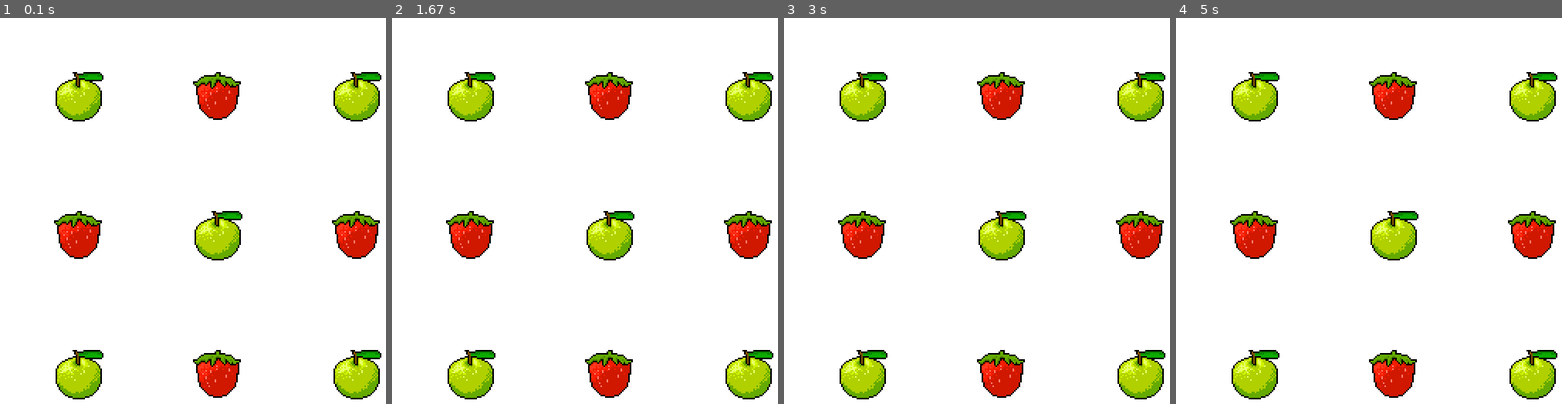
Above: before the commit, frames 1-4 (left to right).
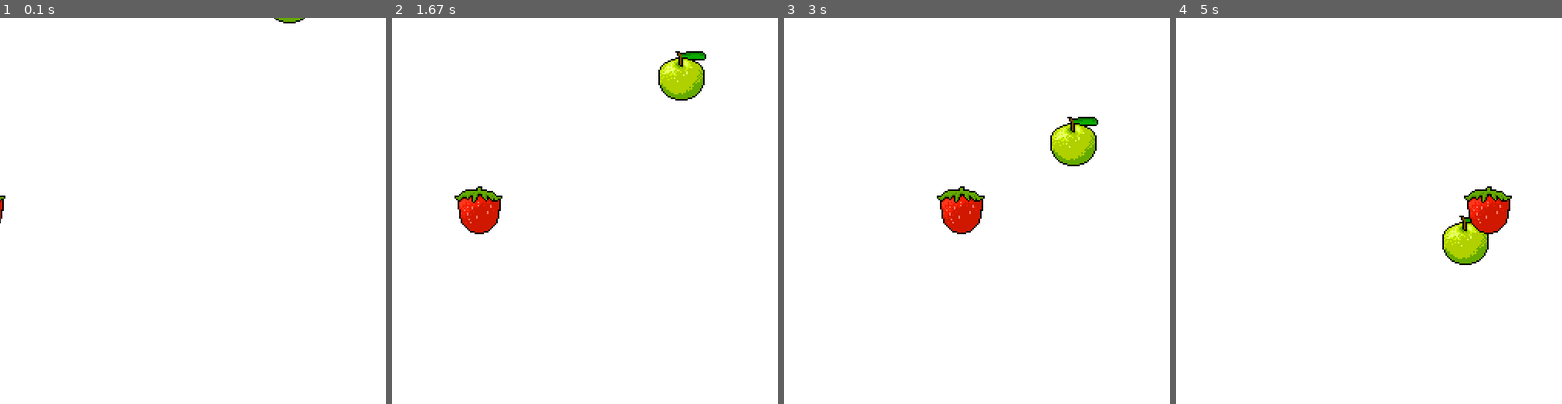
Above: after the commit, the same moments.

Repository: maliabarker/pygames
Game: pygame game, started from game.py
The game is run twice, just before and just after one commit, with the same random seed, the same clock (stepped at 60 frames per second) and the same inputs.
Inputs:
- Up to frame 1 (0.1 s): no input
- Up to frame 2 (1.67 s): no input
- Up to frame 3 (3 s): no input
- Up to frame 4 (5 s): no input

The runs differ from the first frame. In frame 1, 11% of the frame differs, in the area x 0-99%, y 0-99%; in frame 2, 12%; in frame 3, 13%, in the area x 14-99%, y 14-99%; in frame 4, 13%.

Commit message:
added animations

Diff:
--- a/game.py
+++ b/game.py
@@ -1,8 +1,13 @@
 # Import and initialize pygame
 import pygame
+from random import randint, choice
+import random
 pygame.init()
+# Get the clock
+clock = pygame.time.Clock()
 # Configure the screen
 screen = pygame.display.set_mode([500, 500])
+
 # Create a new instance of Surface
 class GameObject(pygame.sprite.Sprite):
   def __init__(self, x, y, image):
@@ -16,7 +21,51 @@
   def render(self, screen):
     screen.blit(self.surf, (self.x, self.y))
 
+class Apple(GameObject):
+    def __init__(self):
+        x = [93, 218, 343]
+
+        super(Apple, self).__init__(random.choice(x), 0, 'imgs/apple.png')
+        self.dx = 0
+        self.dy = (randint(0, 200) / 100) + 1
+        self.reset() # call reset here!
+
+    def move(self):
+        self.x += self.dx
+        self.y += self.dy
+        # Check the y position of the apple
+        if self.y > 500:
+            self.reset()
+
+
+    def reset(self):
+        x = [93, 218, 343]
+        self.x = random.choice(x)
+        self.y = -64
+
+class Strawberry(GameObject):
+    def __init__(self):
+        y = [93, 218, 343]
+        super(Strawberry, self).__init__(0, random.choice(y), 'imgs/strawberry.png')
+        self.dx = (randint(0, 200) / 100) + 1
+        self.dy = 0
+        self.reset()
+
+    def move(self):
+        self.x += self.dx
+        self.y += self.dy
+        if self.x > 500:
+            self.reset()
+
+    def reset(self):
+        y = [93, 218, 343]
+        self.x = -64
+        self.y = random.choice(y)
 # Make an instance of GameObject
+apple=Apple()
+strawberry=Strawberry()
+
+"""
 apple1 = GameObject(70, 70, 'imgs/apple.png')
 strawberry1 = GameObject(250, 70, 'imgs/strawberry.png')
 apple2 = GameObject(430, 70, 'imgs/apple.png')
@@ -26,7 +75,9 @@
 apple4 = GameObject(70, 430, 'imgs/apple.png')
 strawberry4 = GameObject(250, 430, 'imgs/strawberry.png')
 apple5 = GameObject(430, 430, 'imgs/apple.png')
-# Creat the game loop
+"""
+
+# Create the game loop
 running = True
 while running:
     # Looks at events
@@ -36,7 +87,13 @@
 
     # Clear screen
     screen.fill((255, 255, 255))
-    # Draw box
+    # Draw gamepieces
+    apple.move()
+    apple.render(screen)
+    strawberry.move()
+    strawberry.render(screen)
+    """
+    apple1.x += 1
     apple1.render(screen)
     strawberry1.render(screen)
     apple2.render(screen)
@@ -46,5 +103,9 @@
     apple4.render(screen)
     strawberry4.render(screen)
     apple5.render(screen)
+    """
+
     # Update the window
     pygame.display.flip()
+    # tick the clock!
+    clock.tick(60)
